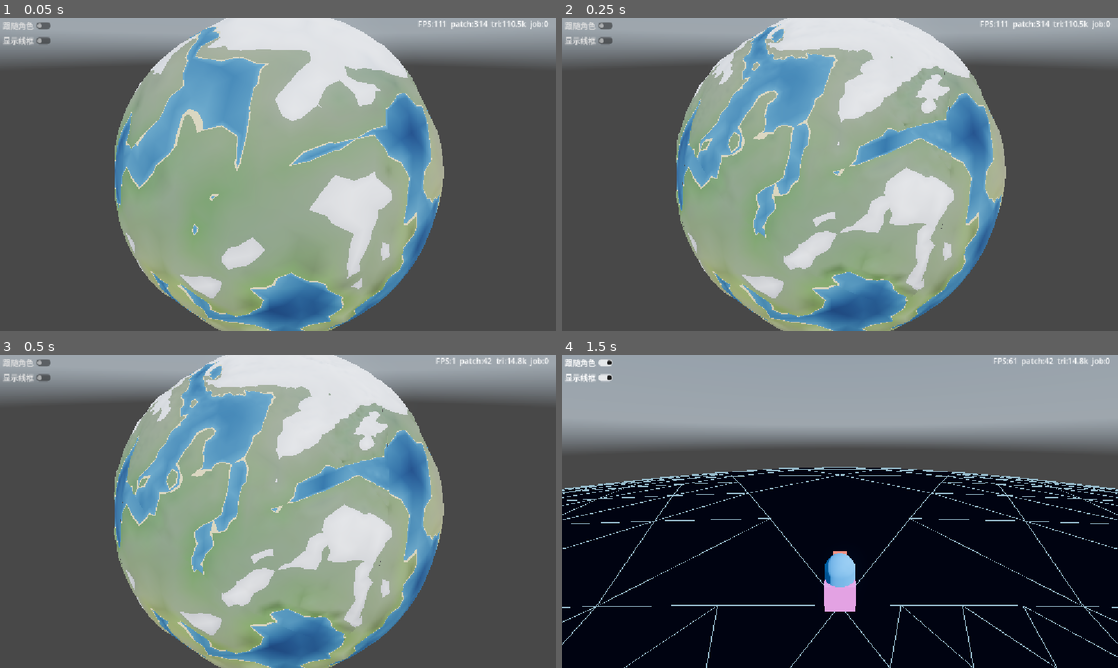
Above: before the commit, frames 1-4 (two rows, left to right).
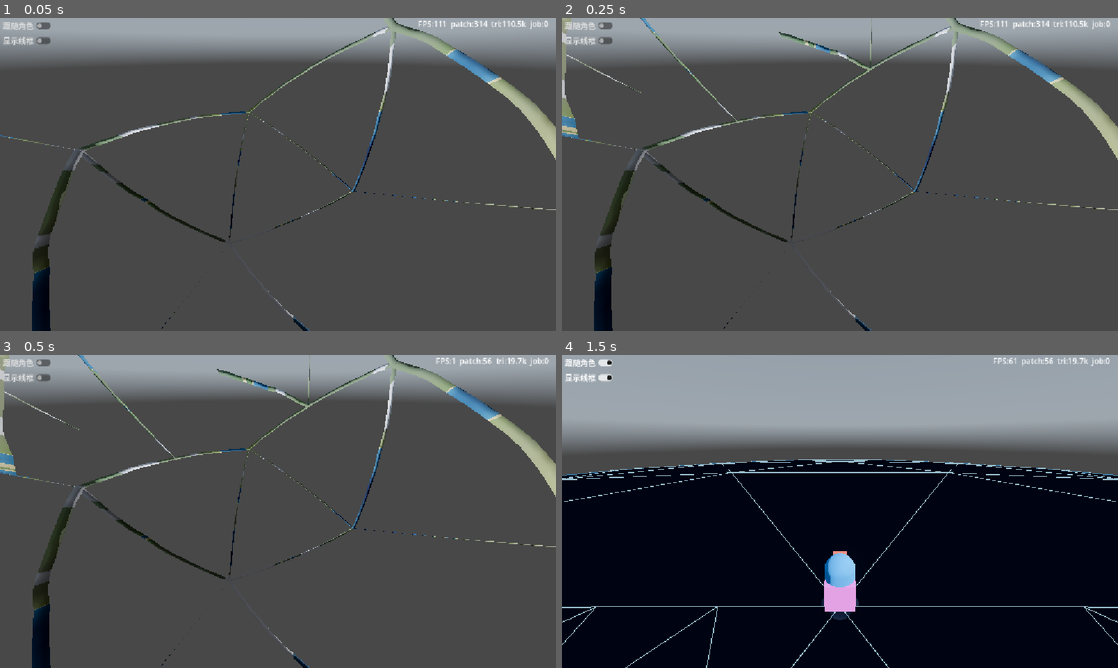
Above: after the commit, the same moments.

Repository: xiaobaibaix/stellar_era_godot
Game: Godot game, scene res://scenes/main.tscn
Two runs of this game, one before a commit and one after it. Both use one fixed random seed, a clock stepped at 60 frames per second and the inputs below. A sky picture missing from this copy of the repository is replaced by a grey-blue gradient.
Inputs:
- Up to frame 1 (0.05 s): no input
- Up to frame 2 (0.25 s): no input
- Up to frame 3 (0.5 s): no input
- Up to frame 4 (1.5 s): click "显示线框" at 0.5 s; click "跟随角色" at 1.25 s

The runs differ from the first frame. In frame 1, 51% of the frame differs, in the area x 0-100%, y 0-100%; in frame 2, 52%; in frame 3, 52%; in frame 4, 6.7%.

Commit message:
修改：体积光在编辑器的拖尾

Diff:
--- /dev/null
+++ b/assets/tres/planet_params.tres
@@ -0,0 +1,25 @@
+[gd_resource type="Resource" script_class="PlanetParams" format=3 uid="uid://dmfqh6jkjp8u3"]
+
+[ext_resource type="Script" uid="uid://7boxikbjeden" path="res://scripts/core/planet_params.gd" id="1_jv6jj"]
+
+[resource]
+resource_local_to_scene = true
+script = ExtResource("1_jv6jj")
+radius = 1000.0
+maxHeight = 25.0
+showInset = false
+walkSpeed = 10.0
+atmoScale = 1.1
+atmoMie = 0.03
+atmoMieG = 0.76
+atmoSunIntensity = 22.0
+atmoExposure = 0.55
+atmoShadowSoftness = 0.44
+atmoOzone = 0.006
+atmoDither = 1.0
+splitBudget = 32
+continentSeed = 1345
+continentOctaves = 8
+mountainSeed = 9003
+warpStrength = 0.65
+warpFreq = 2.65
--- a/scenes/main.tscn
+++ b/scenes/main.tscn
@@ -4,9 +4,9 @@
 [ext_resource type="PackedScene" uid="uid://nuulebu1sk8m" path="res://scenes/planet.tscn" id="2_sugp2"]
 [ext_resource type="Script" uid="uid://cjg2w1cypjy4u" path="res://scripts/core/orbit_camera.gd" id="3_cam"]
 [ext_resource type="Script" uid="uid://c18n2n3tlwx8e" path="res://scripts/render/atmosphere_compositor.gd" id="3_o6xl0"]
-[ext_resource type="Script" uid="uid://7boxikbjeden" path="res://scripts/core/planet_params.gd" id="4_jyhfs"]
 [ext_resource type="PackedScene" uid="uid://m7jxxg83yibb" path="res://scenes/player.tscn" id="5_tbgi4"]
 [ext_resource type="Script" uid="uid://cnmiaw2pdp52j" path="res://scripts/core/main.gd" id="6_main"]
+[ext_resource type="Resource" uid="uid://dmfqh6jkjp8u3" path="res://assets/tres/planet_params.tres" id="6_o6xl0"]
 
 [sub_resource type="PanoramaSkyMaterial" id="PanoramaSkyMaterial_ihy5a"]
 panorama = ExtResource("1_0wfyh")
@@ -32,39 +32,6 @@
 [sub_resource type="Compositor" id="Compositor_tipki"]
 compositor_effects = Array[CompositorEffect]([SubResource("CompositorEffect_o6xl0")])
 
-[sub_resource type="Resource" id="Resource_85g3d"]
-resource_local_to_scene = true
-script = ExtResource("4_jyhfs")
-radius = 500.0
-showInset = false
-showOcean = false
-showClouds = false
-showGodrays = false
-walkSpeed = 10.0
-atmoMie = 0.03
-atmoDensityFalloff = 12.0
-atmoMieFalloff = 9.75
-atmoSunIntensity = 16.0
-atmoSteps = 64
-atmoLightSteps = 32
-atmoShadowSoftness = 0.24
-atmoTwilight = 0.35
-cloudBottom = 1.025
-cloudTop = 1.08
-cloudCoverage = 0.51
-cloudDensity = 6.6
-cloudFreq = 0.025
-cloudWarp = 0.4
-cloudWindSpeed = 0.1
-cloudAbsorb = 20.0
-cloudSilver = 3.35
-cloudPowder = 1.23
-continentSeed = 1345
-continentOctaves = 8
-mountainSeed = 9003
-warpStrength = 0.65
-warpFreq = 2.65
-
 [node name="Main" type="Node" unique_id=502546147 node_paths=PackedStringArray("camera", "player", "toggle", "wire_toggle", "planet", "fps_label")]
 script = ExtResource("6_main")
 camera = NodePath("Camera3D")
@@ -85,12 +52,12 @@
 directional_shadow_max_distance = 200.0
 
 [node name="Camera3D" type="Camera3D" parent="." unique_id=1625772579]
-transform = Transform3D(1, 0, 0, 0, 1, 0, 0, 0, 1, 0, 0, 1338.4277)
+transform = Transform3D(1, 0, 0, 0, 1, 0, 0, 0, 1, 0, 0, 1328.9331)
 current = true
 script = ExtResource("3_cam")
 
 [node name="Planet" parent="." unique_id=1626788951 node_paths=PackedStringArray("camera", "sun_light") instance=ExtResource("2_sugp2")]
-params = SubResource("Resource_85g3d")
+params = ExtResource("6_o6xl0")
 camera = NodePath("../Camera3D")
 sun_light = NodePath("../DirectionalLight3D")
 
--- a/scripts/render/atmosphere_compositor.gd
+++ b/scripts/render/atmosphere_compositor.gd
@@ -426,6 +426,9 @@
 	var sun_uv := Vector2(0.5, 0.5)
 	if absf(clip.w) > 1e-6:
 		sun_uv = Vector2(clip.x / clip.w * 0.5 + 0.5, clip.y / clip.w * 0.5 + 0.5)
+	# 太阳离屏过远 → 跳过 godray(径向采样跨度会过大, 在屏幕边缘产生"一环环无尽延伸"的涂抹伪影)
+	if sun_uv.x < -0.5 or sun_uv.x > 1.5 or sun_uv.y < -0.5 or sun_uv.y > 1.5:
+		return
 	# 太阳可见度: 相机朝向(-Z 世界)·太阳方向, smoothstep(0, 0.35)
 	var cam_fwd: Vector3 = -cam_xform.basis.z
 	var sv: float = clampf(cam_fwd.dot(sd) / 0.35, 0.0, 1.0)
Binary file added: assets/picture/image copy.png
Not shown, added: assets/picture/image copy.png.import
Not shown, changed: shaders/compute/godray_compute.glsl
Not shown, changed: docs/atmosphere-compositor-redesign.md
